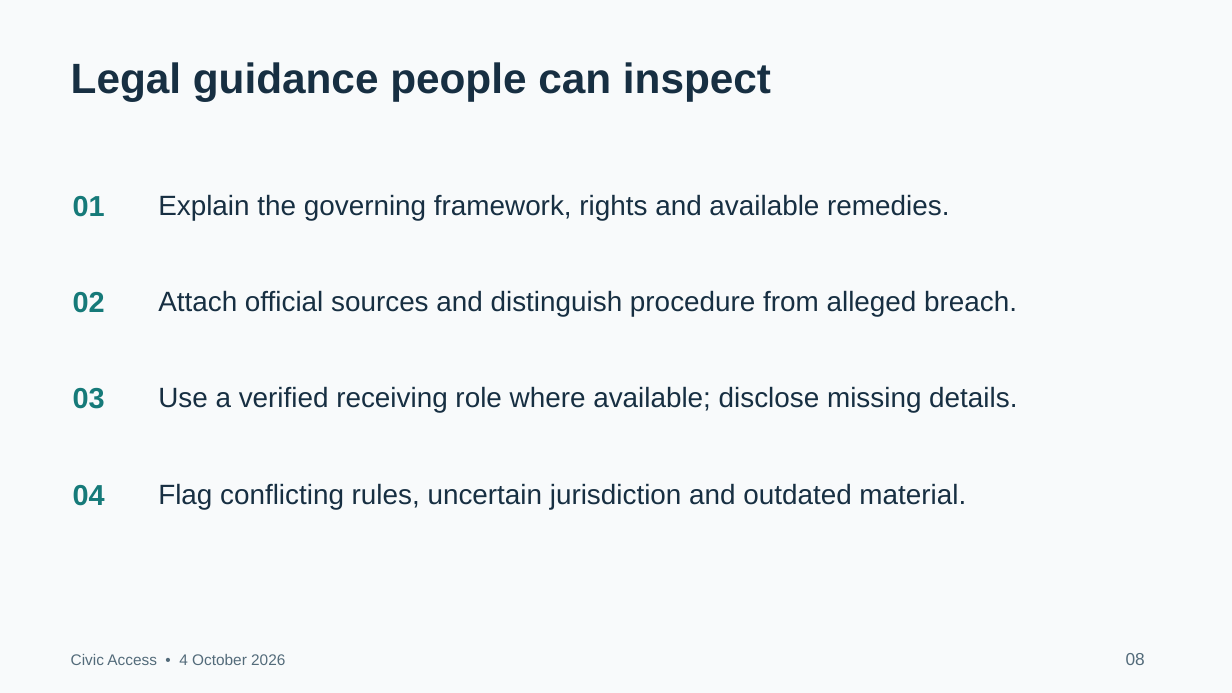
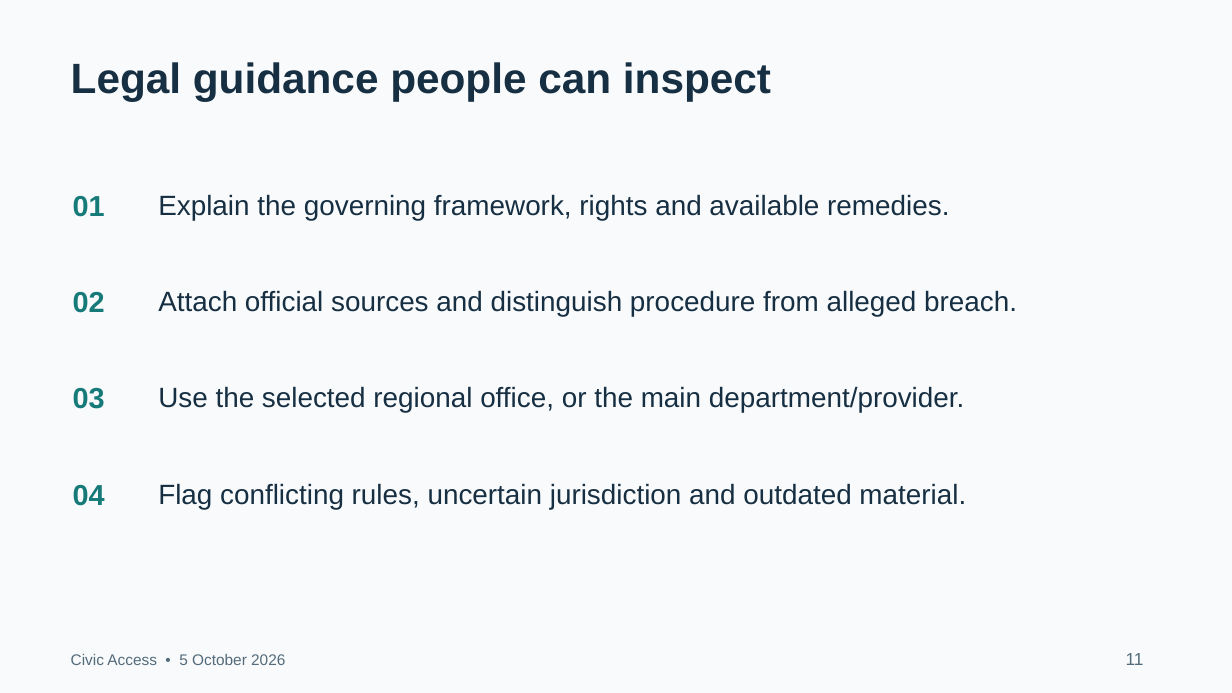
Before and after one commit to ahmadsajjad-logix/public-grievance-platform, a slide deck: slide 11 of docs/Civic Access Project Presentation.pptx (slide 8 before the commit). Drawn at 1232x693 pixels with LibreOffice and Linux fonts; fonts in the diff are those of the drawing. Boxes give left, top, right and bottom in pixels: in the first picture for what was removed or moved away, otherwise in the second. Text is boxed around its words. In the diff, an @@ line names an element or a change of style, - is before the commit and + after.

```diff
--- a/docs/Civic Access Project Presentation.pptx
+++ b/docs/Civic Access Project Presentation.pptx
@@ text at (158,386,964,413): text changed @@
-Use a verified receiving role where available; disclose missing details.
+Use the selected regional office, or the main department/provider.
@@ text at (71,654,285,665): text changed @@
-Civic Access • 4 October 2026
+Civic Access • 5 October 2026
@@ text at (1126,653,1144,665): text changed @@
-08
+11
```
Also in this commit, not shown: 12 other slides changed, 3 slides added, 2 other files.
